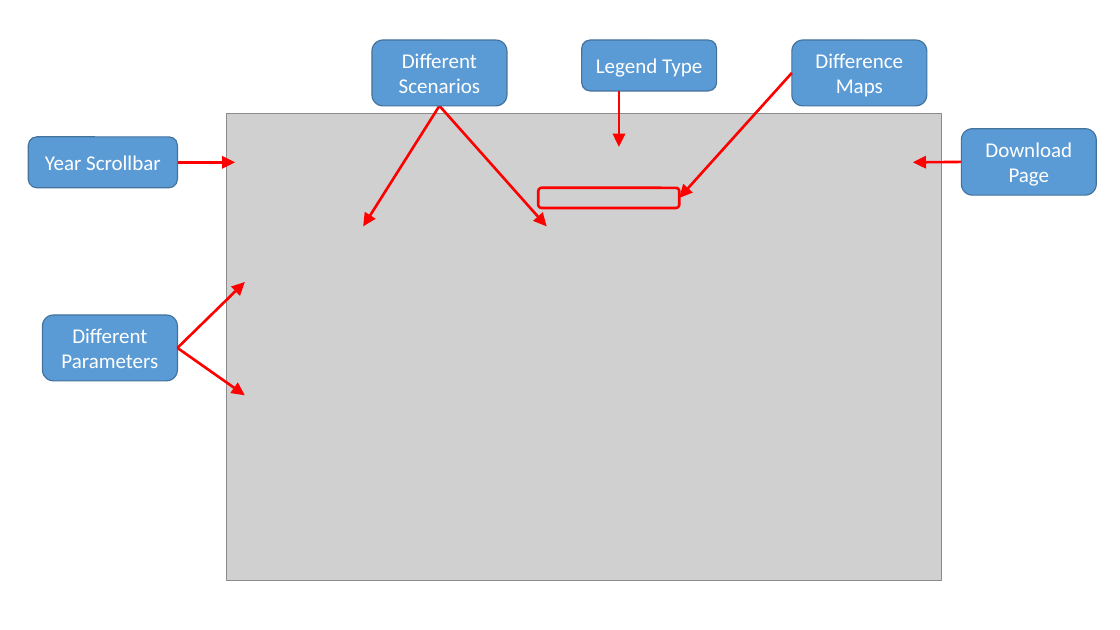
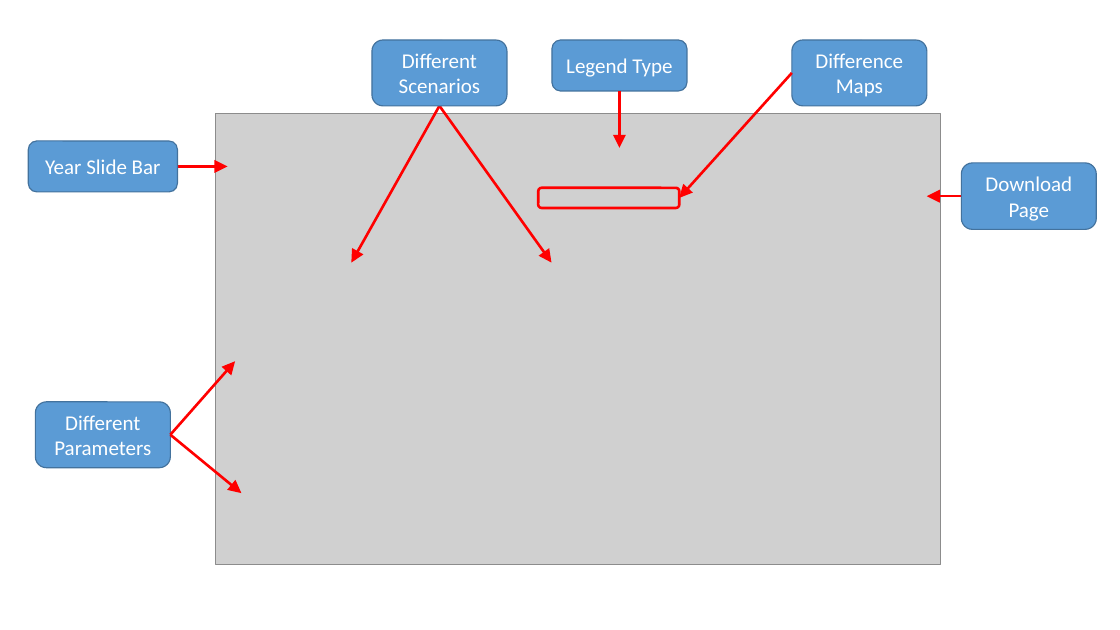
Before and after one commit to JGCRI/argus, a slide deck: slide 12 of vignettes/vignetteFigs/00vignetteFigs.pptx. Drawn at 1120x630 pixels with LibreOffice and Linux fonts; fonts in the diff are those of the drawing; grey boxes stand for pictures. Boxes give left, top, right and bottom in pixels: in the first picture for what was removed or moved away, otherwise in the second. Text is boxed around its words. In the diff, an @@ line names an element or a change of style, - is before the commit and + after.

```diff
--- a/vignettes/vignetteFigs/00vignetteFigs.pptx
+++ b/vignettes/vignetteFigs/00vignetteFigs.pptx
@@ rounded rectangle "Legend Type": place and size @@
-rounded rectangle "Legend Type" at <box>581,40,717,92</box>
+rounded rectangle "Legend Type" at <box>552,40,687,92</box>
@@ picture: place and size @@
-picture at <box>226,114,941,581</box>
+picture at <box>216,113,941,565</box>
@@ arrow moved from (439, 106) - (363, 226) to (439, 106) - (351, 263) @@
@@ arrow moved from (439, 106) - (547, 226) to (439, 106) - (552, 263) @@
@@ rounded rectangle "Year Slide Bar": place and size @@
-rounded rectangle "Year Slide Bar" at <box>29,137,178,188</box>
+rounded rectangle "Year Slide Bar" at <box>29,141,178,192</box>
@@ text in rounded rectangle at <box>45,159,161,174</box>: text changed @@
-Year Scrollbar
+Year Slide Bar
@@ arrow moved from (177, 162) - (235, 162) to (177, 166) - (228, 166) @@
@@ rounded rectangle "Download Page": place and size @@
-rounded rectangle "Download Page" at <box>961,129,1096,195</box>
+rounded rectangle "Download Page" at <box>961,163,1096,229</box>
@@ arrow moved from (961, 162) - (913, 162) to (961, 197) - (927, 197) @@
@@ arrow moved from (177, 348) - (245, 282) to (171, 435) - (235, 361) @@
@@ rounded rectangle "Different Parameters": place and size @@
-rounded rectangle "Different Parameters" at <box>43,315,178,381</box>
+rounded rectangle "Different Parameters" at <box>35,402,171,467</box>
@@ arrow moved from (177, 348) - (245, 396) to (171, 435) - (241, 493) @@
```
Also in this commit, not shown: 11 other slides changed, 2 slides added, 1 slide removed, 26 other files.
